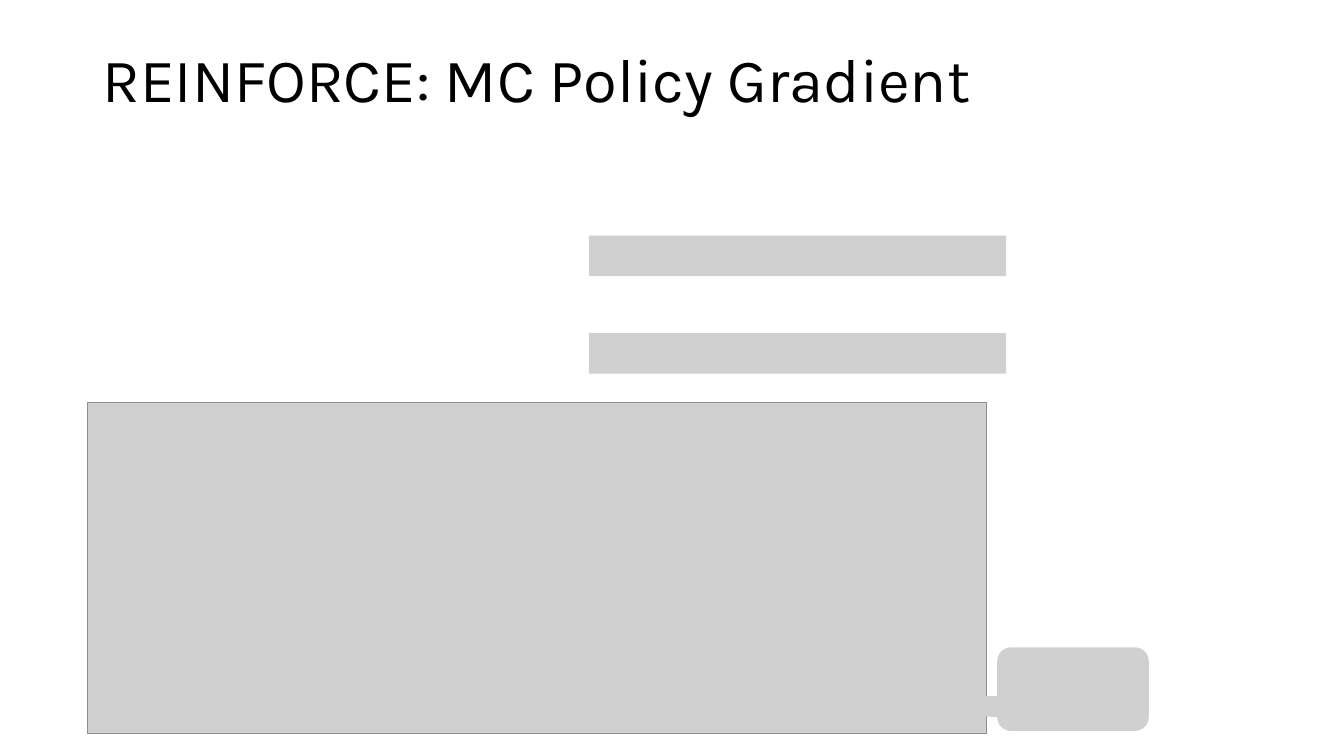
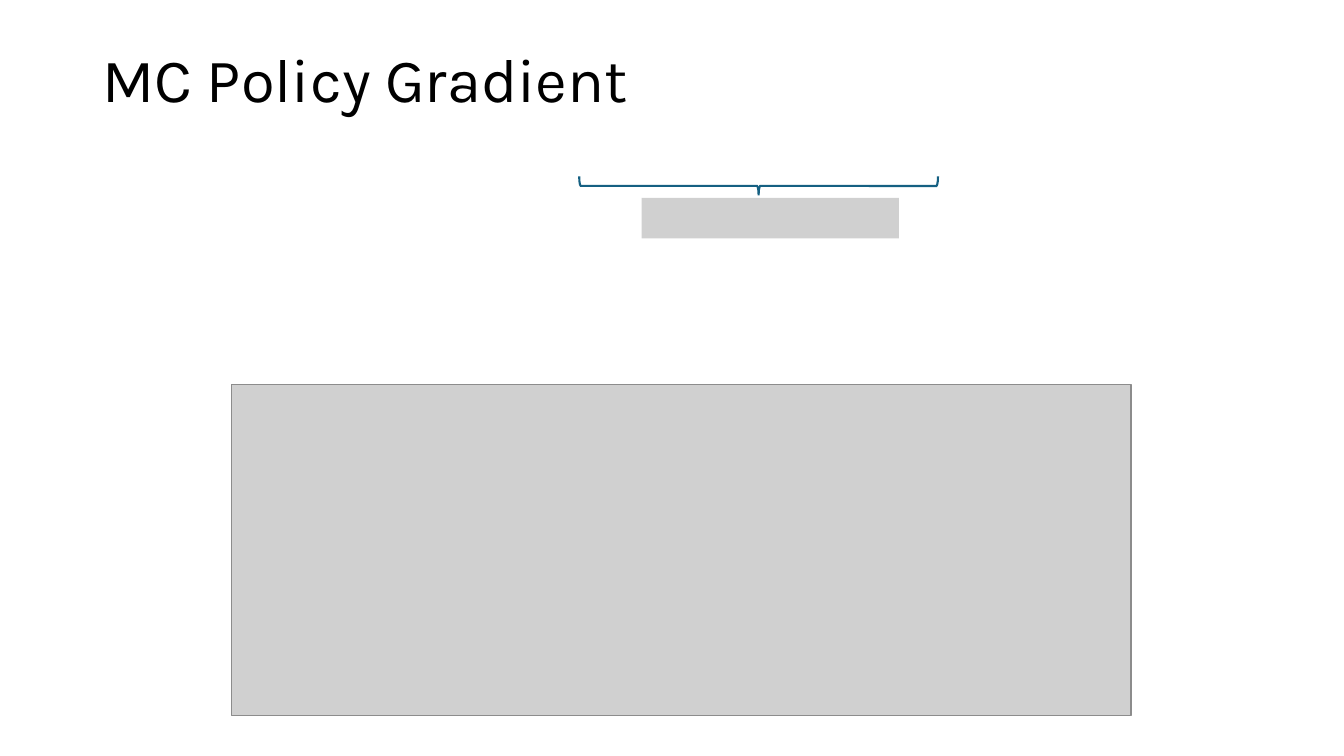
Before and after one commit to mhahsler/Introduction_to_Reinforcement_Learning, a slide deck: slide 9 of slides/Lecture_Chapter13.pptx (slide 8 before the commit). Drawn at 1344x756 pixels with LibreOffice and Linux fonts; fonts in the diff are those of the drawing; grey boxes stand for pictures. Boxes give left, top, right and bottom in pixels: in the first picture for what was removed or moved away, otherwise in the second. Text is boxed around its words. In the diff, an @@ line names an element or a change of style, - is before the commit and + after.

```diff
--- a/slides/Lecture_Chapter13.pptx
+++ b/slides/Lecture_Chapter13.pptx
@@ title at <box>102,59,627,117</box>: text changed @@
-REINFORCE: MC Policy Gradient
+MC Policy Gradient
@@ right brace added at <box>579,177,938,196</box>, outline #156082 1.5 pt @@
@@ picture added at <box>642,198,899,238</box> @@
@@ picture removed at <box>589,236,1006,276</box> @@
@@ picture removed at <box>589,333,1006,373</box> @@
@@ picture: place and size @@
-picture at <box>87,402,986,734</box>
+picture at <box>232,384,1131,716</box>
@@ picture removed at <box>997,647,1148,731</box> @@
```
Also in this commit, not shown: 4 other slides changed, 3 slides added, 21 other files.
